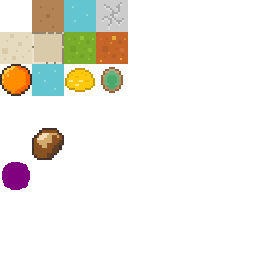
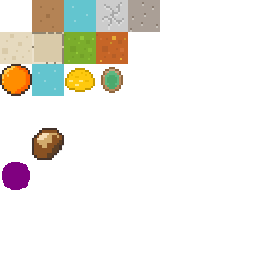
Layer changes from the first 256×256 image to the second:
painted on "Background" over [128, 0, 160, 32]
